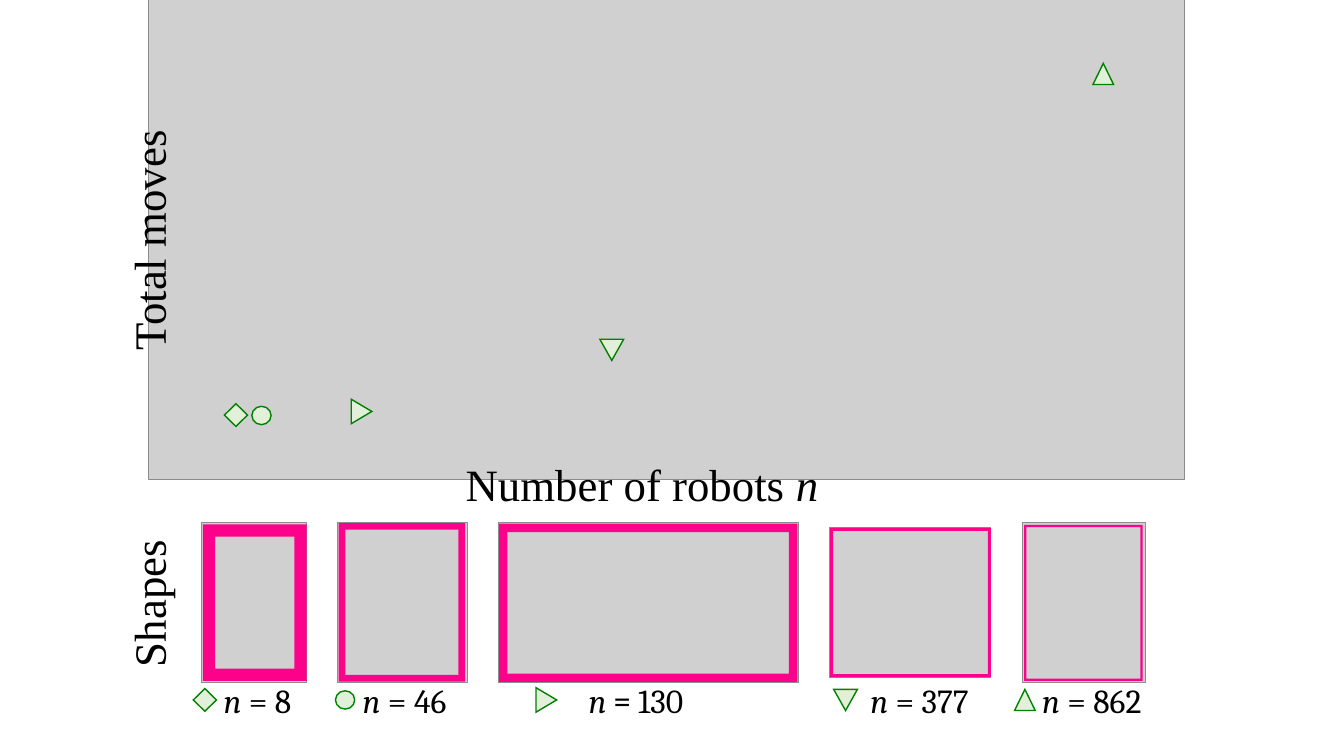
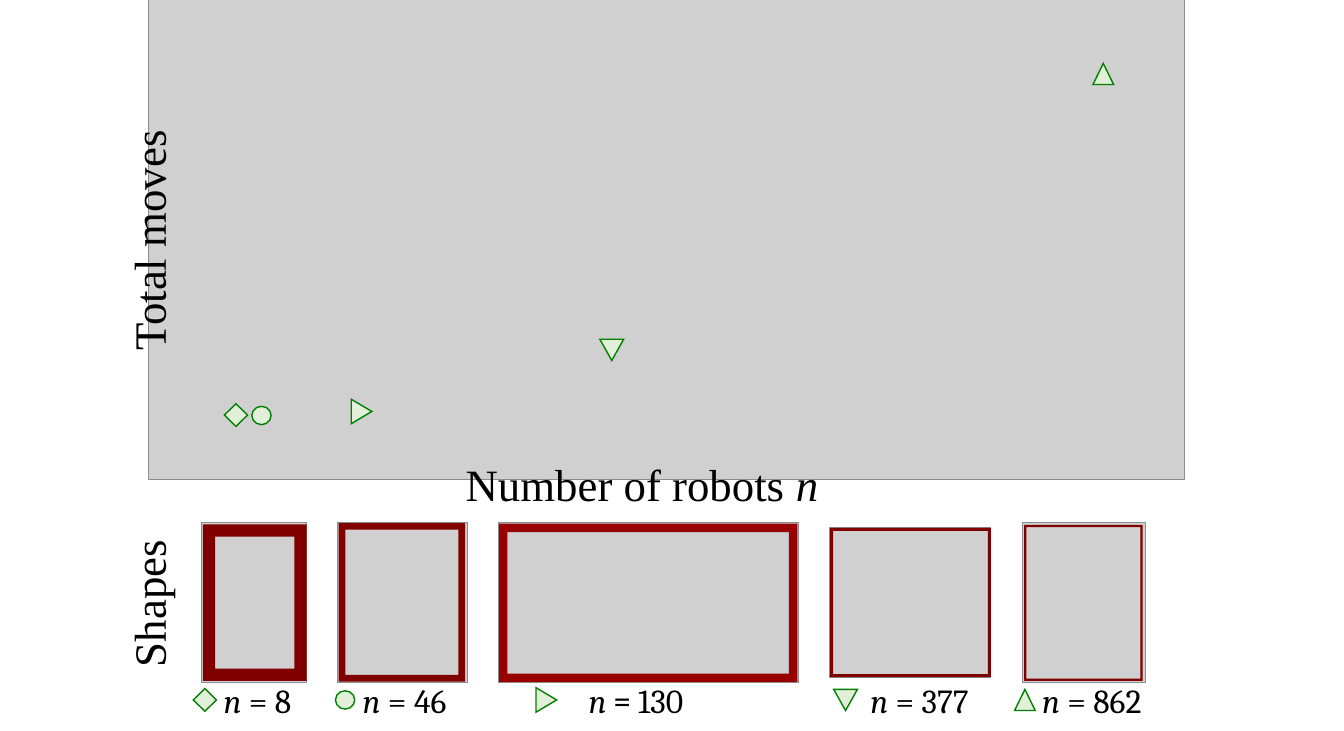
Before and after one commit to aabecker/SwarmPublications, a slide deck: slide 1 of IROS17/pictures/pdf/5diagramsplots2.pptx. Drawn at 1344x731 pixels with LibreOffice and Linux fonts; fonts in the diff are those of the drawing; grey boxes stand for pictures. Boxes give left, top, right and bottom in pixels: in the first picture for what was removed or moved away, otherwise in the second. Text is boxed around its words. In the diff, an @@ line names an element or a change of style, - is before the commit and + after.

```diff
--- a/IROS17/pictures/pdf/5diagramsplots2.pptx
+++ b/IROS17/pictures/pdf/5diagramsplots2.pptx
@@ frame at [499,523,798,682]: fill #FC028B to #980002 @@
@@ fill #FC028B to #800000 in 4 elements at [203,524,307,681], [339,523,465,682], [831,528,991,678], [1024,524,1143,681] @@
```
Also in this commit, not shown: 7 other files.
